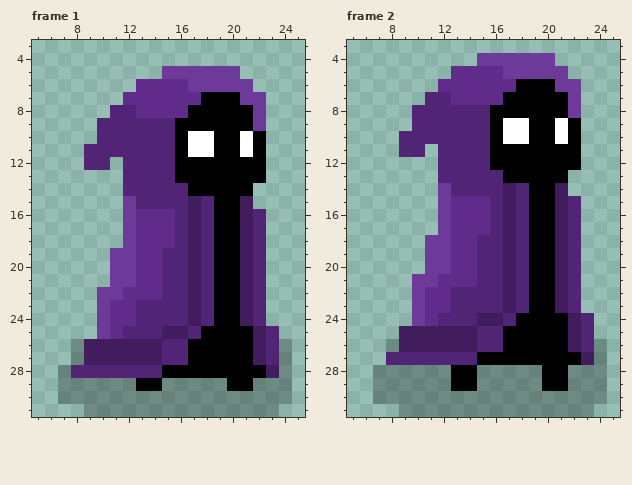
Pixel-art file, stored at Game Art/Player Idle.aseprite. Above: the version before the commit.
32x32 pixels, 2 frames. Shown: frame 1: x 5..25, y 3..31; frame 2: x 5..25, y 3..31.
After:
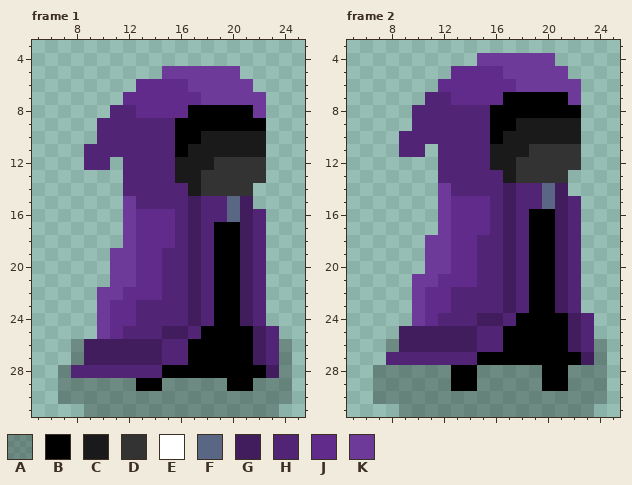
Palette (. is transparent): A #00000045  B #000000  C #1a1a1a  D #333333  E #ffffff  F #596784  G #411d5e  H #512475  J #612b8c  K #6e3a99
Change:
--- frame 1
@@ x 14..24 @@
  6 JJJKKKKK...
- 7 JJJJBBBKK..
+ 7 JJJJKKKKK..
  8 JJJBBBBBK..
- 9 HHBBBBBBK..
-10 HHBEEBBEB..
-11 HHBEEBBEB..
-12 HHBBBBBBB..
-13 HHBBBBBBB..
-14 HHHBBBBB...
-15 HHHGHBBG...
-16 JJHGHBBGH..
+ 9 HHBBBBBBB..
+10 HHBBCCCCC..
+11 HHBCCCCCC..
+12 HHCCCDDDD..
+13 HHCCDDDDD..
+14 HHHCDDDD...
+15 HHHGHHFG...
+16 JJHGHHFGH..
 17 JJHGHBBGH..
--- frame 2
@@ x 14..24 @@
  5 JJJKKKKK...
- 6 JJJJBBBKK..
+ 6 JJJJKKKKK..
  7 JJJBBBBBK..
- 8 HHBBBBBBK..
- 9 HHBEEBBEB..
-10 HHBEEBBEB..
-11 HHBBBBBBB..
-12 HHBBBBBBB..
-13 HHHBBBBB...
-14 HHHGHBBG...
-15 JJHGHBBGH..
+ 8 HHBBBBBBB..
+ 9 HHBBCCCCC..
+10 HHBCCCCCC..
+11 HHCCCDDDD..
+12 HHCCDDDDD..
+13 HHHCDDDD...
+14 HHHGHHFG...
+15 JJHGHHFGH..
 16 JJHGHBBGH..
Boxes around the changes in both pictures, in picture pixels (x1, y1, x2, y2):
changed: (175, 92, 266, 222)
changed: (490, 79, 581, 209)
